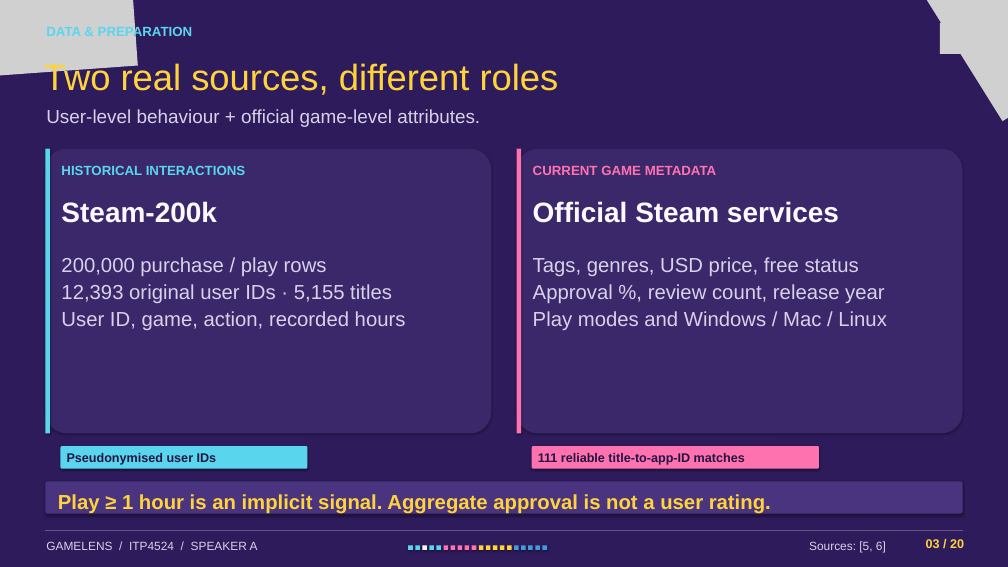
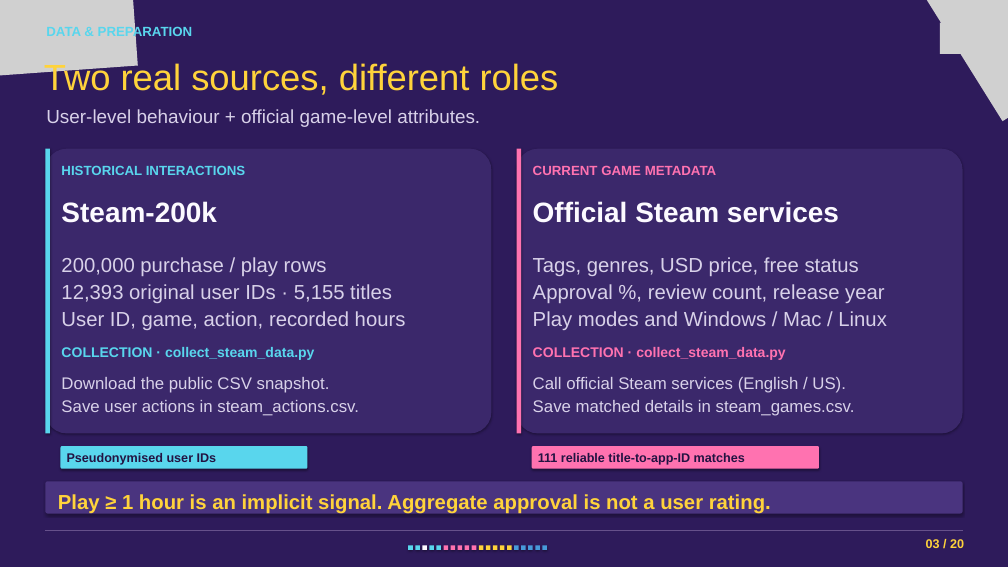
Before and after one commit to CalebChan411/ITP4524GP, a slide deck: slide 3 of part_b/game_recommendation/presentation.pptx. Drawn at 1008x567 pixels with LibreOffice and Linux fonts; fonts in the diff are those of the drawing; grey boxes stand for pictures. Boxes give left, top, right and bottom in pixels: in the first picture for what was removed or moved away, otherwise in the second. Text is boxed around its words. In the diff, an @@ line names an element or a change of style, - is before the commit and + after.

```diff
--- a/part_b/game_recommendation/presentation.pptx
+++ b/part_b/game_recommendation/presentation.pptx
@@ text added at box(61, 347, 314, 360), 20 pt, text #59D6ED, bold @@
+COLLECTION · collect_steam_data.py
@@ text added at box(533, 347, 785, 360), 20 pt, text #FF72B0, bold @@
+COLLECTION · collect_steam_data.py
@@ text added at box(61, 377, 359, 416), 24 pt, text #D8D1E9 @@
+Download the public CSV snapshot.
+Save user actions in steam_actions.csv.
@@ text added at box(533, 377, 855, 416), 24 pt, text #D8D1E9 @@
+Call official Steam services (English / US).
+Save matched details in steam_games.csv.
@@ text removed at box(46, 541, 258, 550) @@
-GAMELENS / ITP4524 / SPEAKER A
@@ text removed at box(809, 541, 886, 553) @@
-Sources: [5, 6]
```
Also in this commit, not shown: 17 other slides changed, 1 slide added, 1 slide removed, 4 other files.
